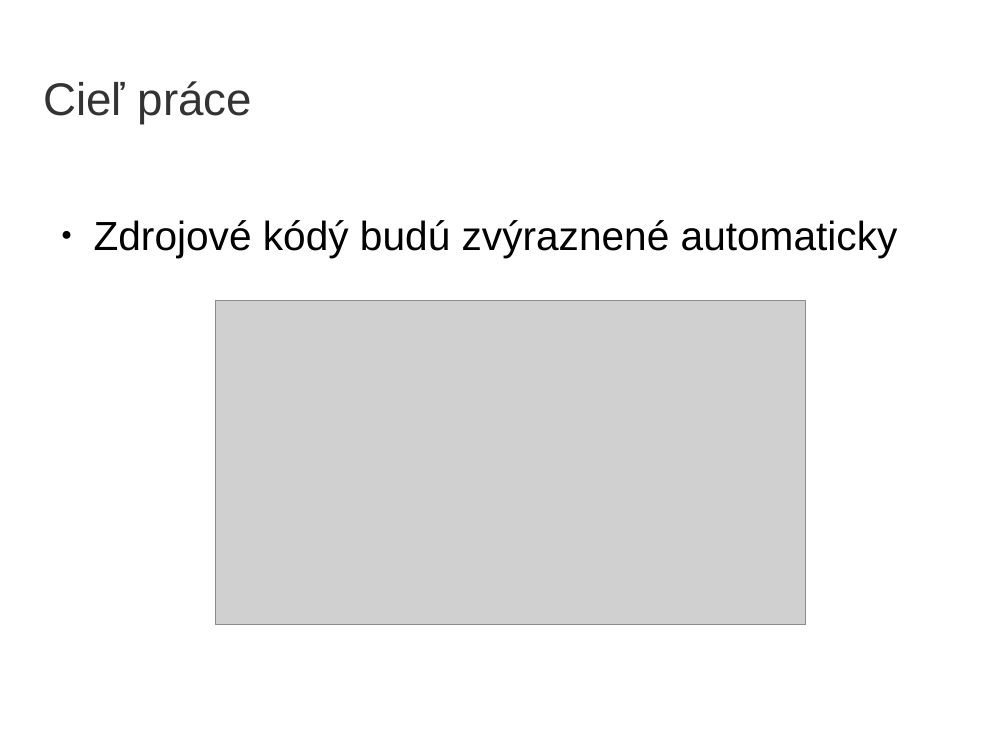
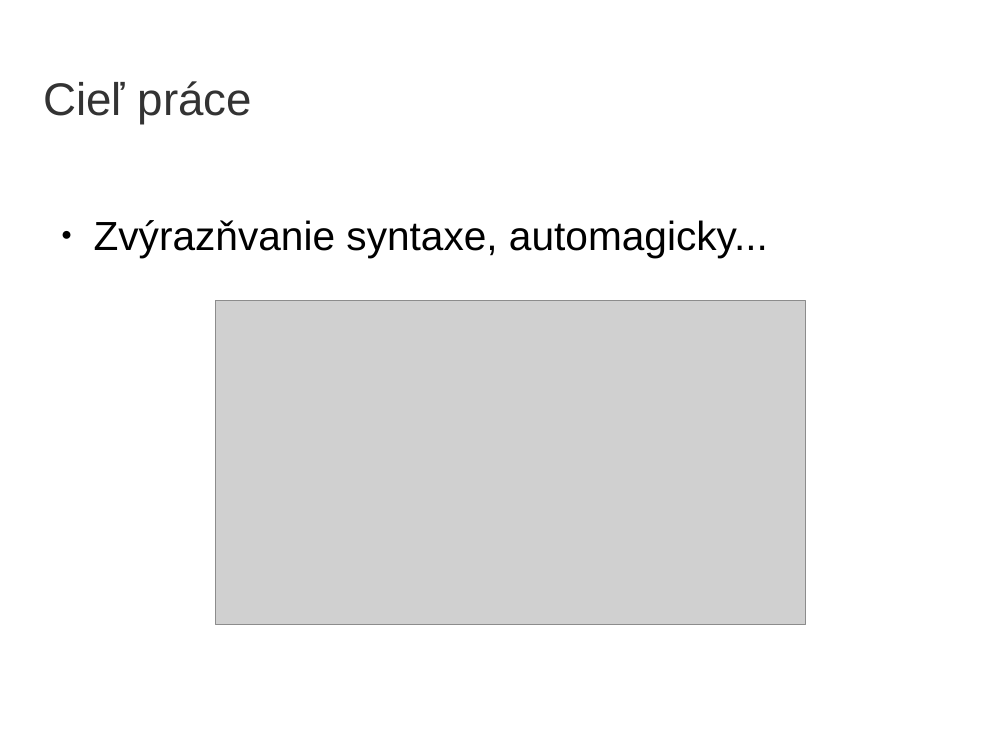
Before and after one commit to yin/syntaxer, a slide deck: slide 3 of obhajoba/bc2014-obhajoba15-prezentacia.odp. Drawn at 1008x756 pixels with LibreOffice and Linux fonts; fonts in the diff are those of the drawing; grey boxes stand for pictures; background and template pictures are left out. Boxes give left, top, right and bottom in pixels: in the first picture for what was removed or moved away, otherwise in the second. Text is boxed around its words. In the diff, an @@ line names an element or a change of style, - is before the commit and + after.

```diff
--- a/obhajoba/bc2014-obhajoba15-prezentacia.odp
+++ b/obhajoba/bc2014-obhajoba15-prezentacia.odp
@@ text at (94,220,768,257): text changed @@
-● Zdrojové kódý budú zvýraznené automaticky
+● Zvýrazňvanie syntaxe, automagicky...
```
Also in this commit, not shown: 6 other slides changed, 1 other file.
